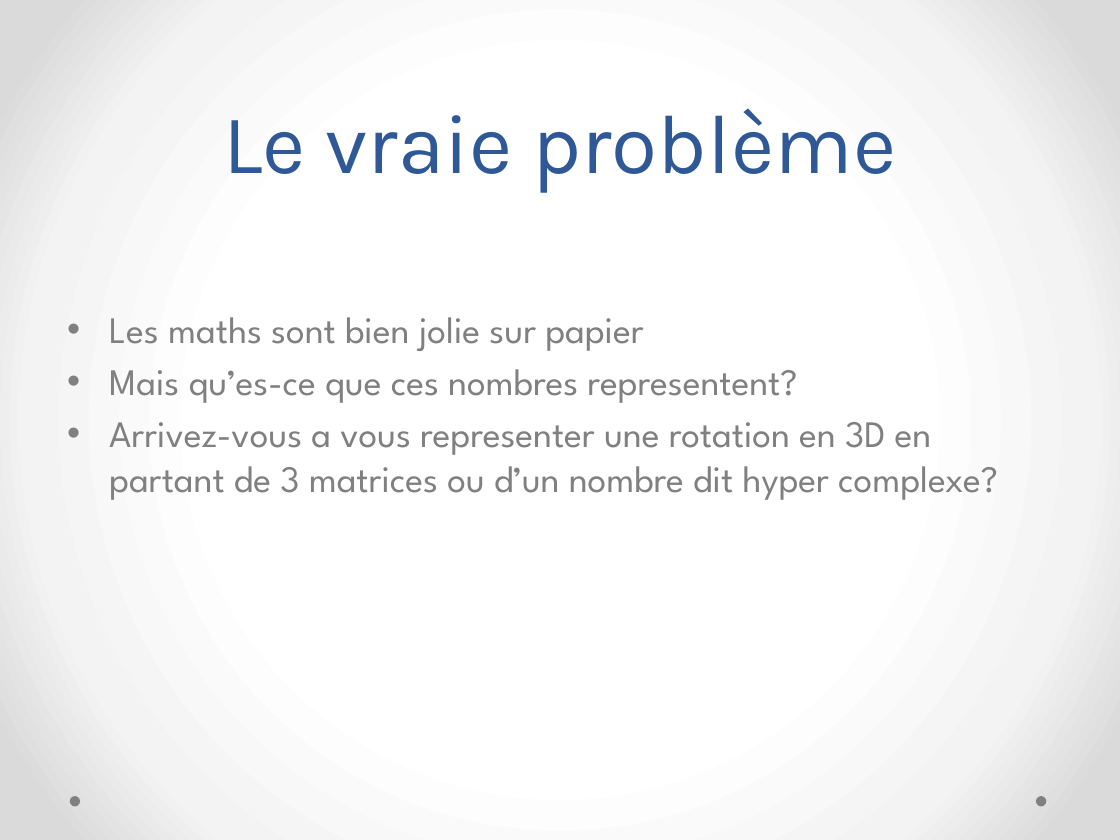
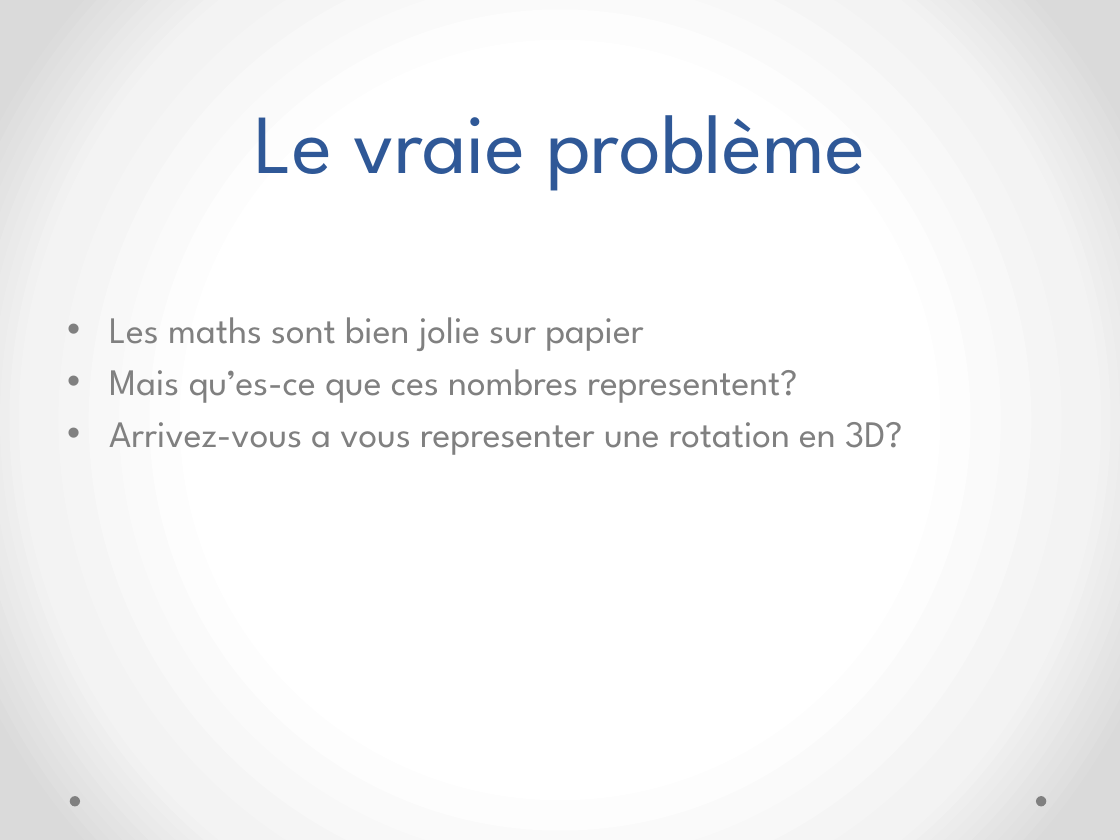
Before and after one commit to megaturbo/TurboSpin, a slide deck: slide 11 of Presentation/MatrixLite.pptx. Drawn at 1120x840 pixels with LibreOffice and Linux fonts; fonts in the diff are those of the drawing. Boxes give left, top, right and bottom in pixels: in the first picture for what was removed or moved away, otherwise in the second. Text is boxed around its words. In the diff, an @@ line names an element or a change of style, - is before the commit and + after.

Commit message:
more presentation

```diff
--- a/Presentation/MatrixLite.pptx
+++ b/Presentation/MatrixLite.pptx
@@ title "Le vraie problème" at [254, 115, 865, 191]: font Karla to League Spartan @@
@@ text at [109, 422, 903, 455]: text changed @@
-• Arrivez-vous a vous representer une rotation en 3D en partant de 3 matrices ou d’un nombre dit hyper complexe?
+• Arrivez-vous a vous representer une rotation en 3D?
```
Also in this commit, not shown: 7 other slides changed.
